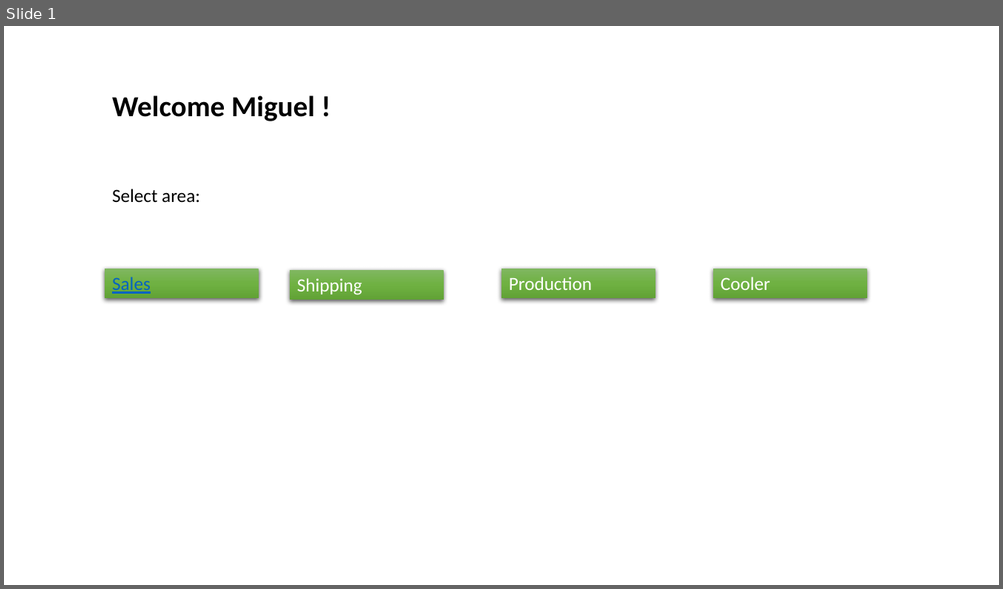
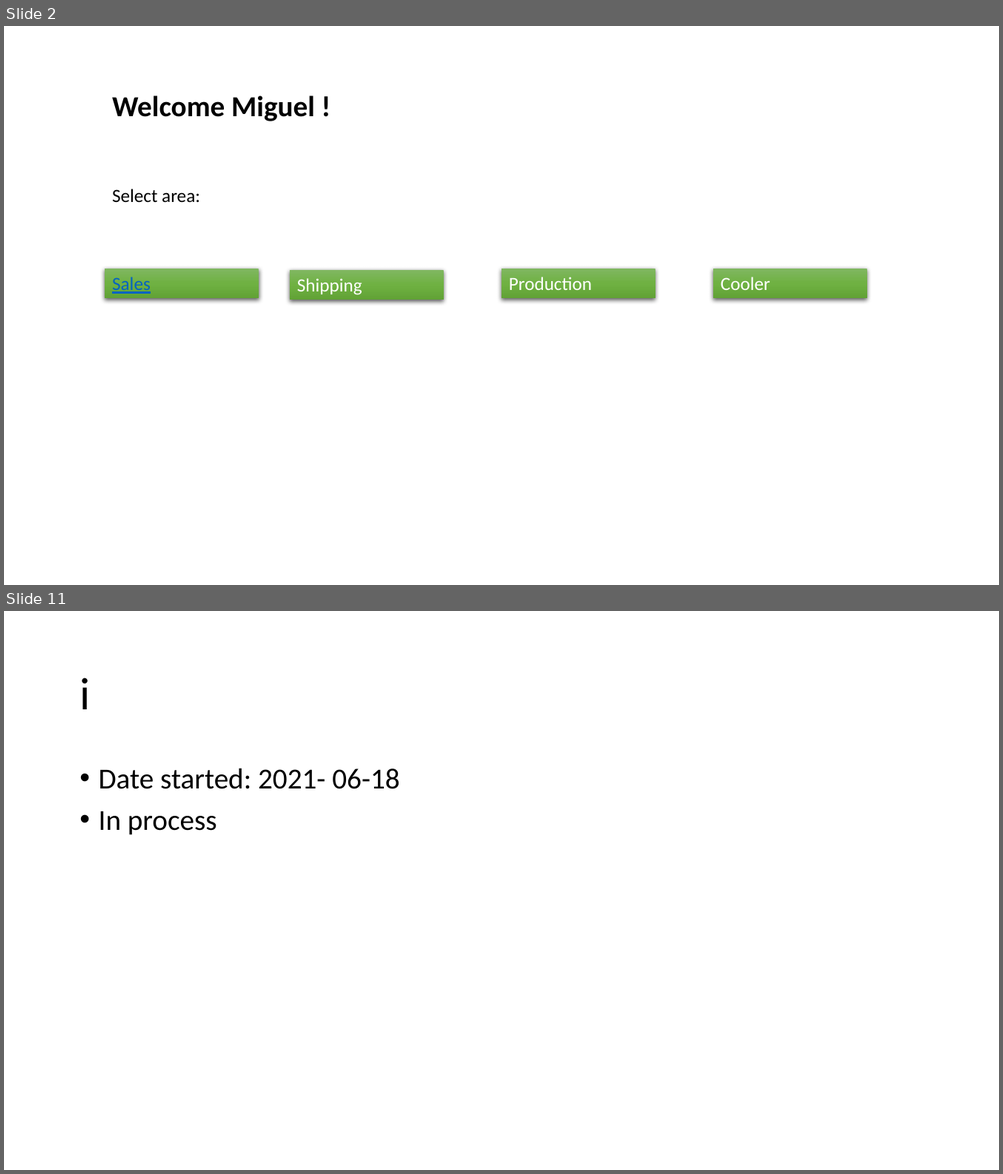
Before and after one commit to lopezpedres/recalls-project, a slide deck: Mockup-EMS.pptx. Shown one above the other, each under a label of ours: slide 1 before the commit, slides 2 and 11 after it; the slides between them are not shown. The pictures are 1003x589 and 1003x1174 pixels, drawn with LibreOffice and Linux fonts; fonts in the diff are those of the drawing. Boxes give left, top, right and bottom in pixels: in the first picture for what was removed or moved away, otherwise in the second. Text is boxed around its words. In the diff, an @@ line names an element or a change of style, - is before the commit and + after.

```diff
--- a/Mockup-EMS.pptx
+++ b/Mockup-EMS.pptx
@@ slide 11 added at [4,611,999,1170], background #FFFFFF @@
@@ title added at [79,678,90,709], 44 pt, text #000000 @@
+i
@@ text added at [99,768,399,835], 28 pt, text #000000 @@
+• Date started: 2021- 06-18
+• In process
@@ what was slide 1 is now slide 2 @@
```
Also in this commit, not shown: 5 slides changed, 4 other slides added.
